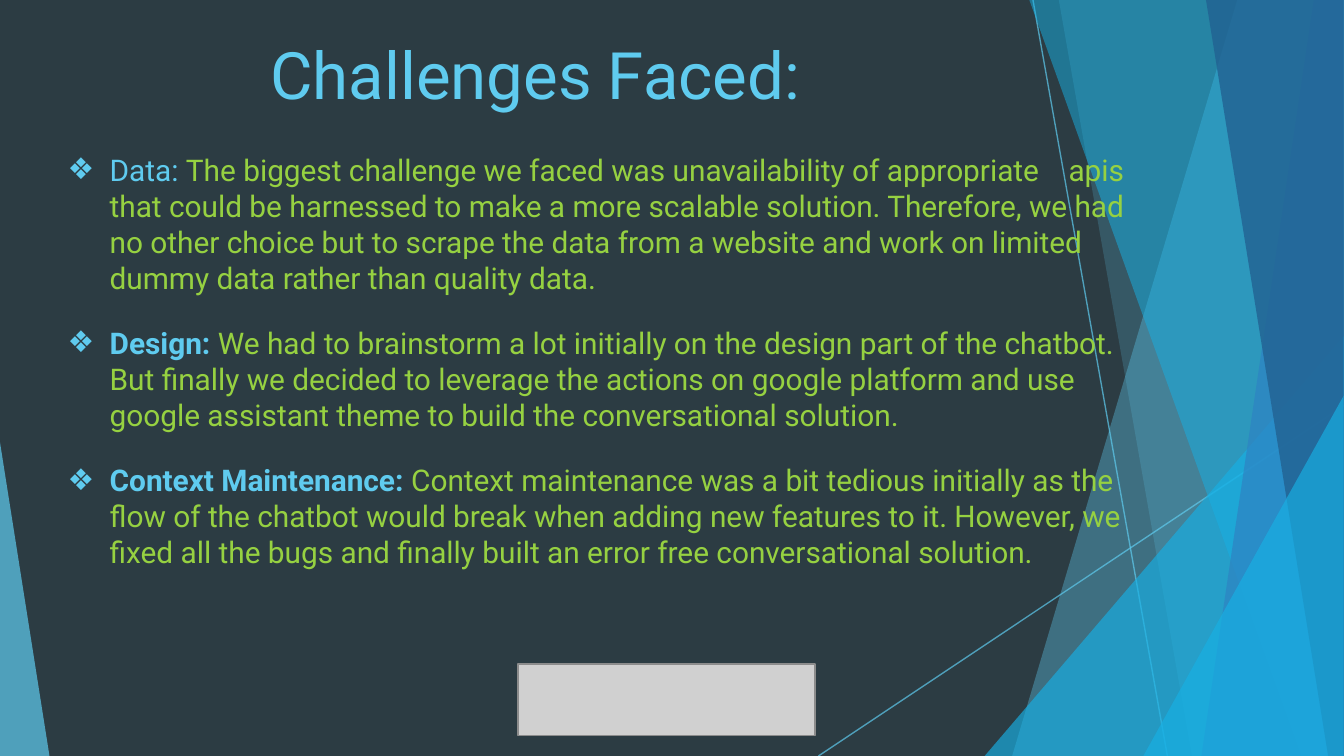
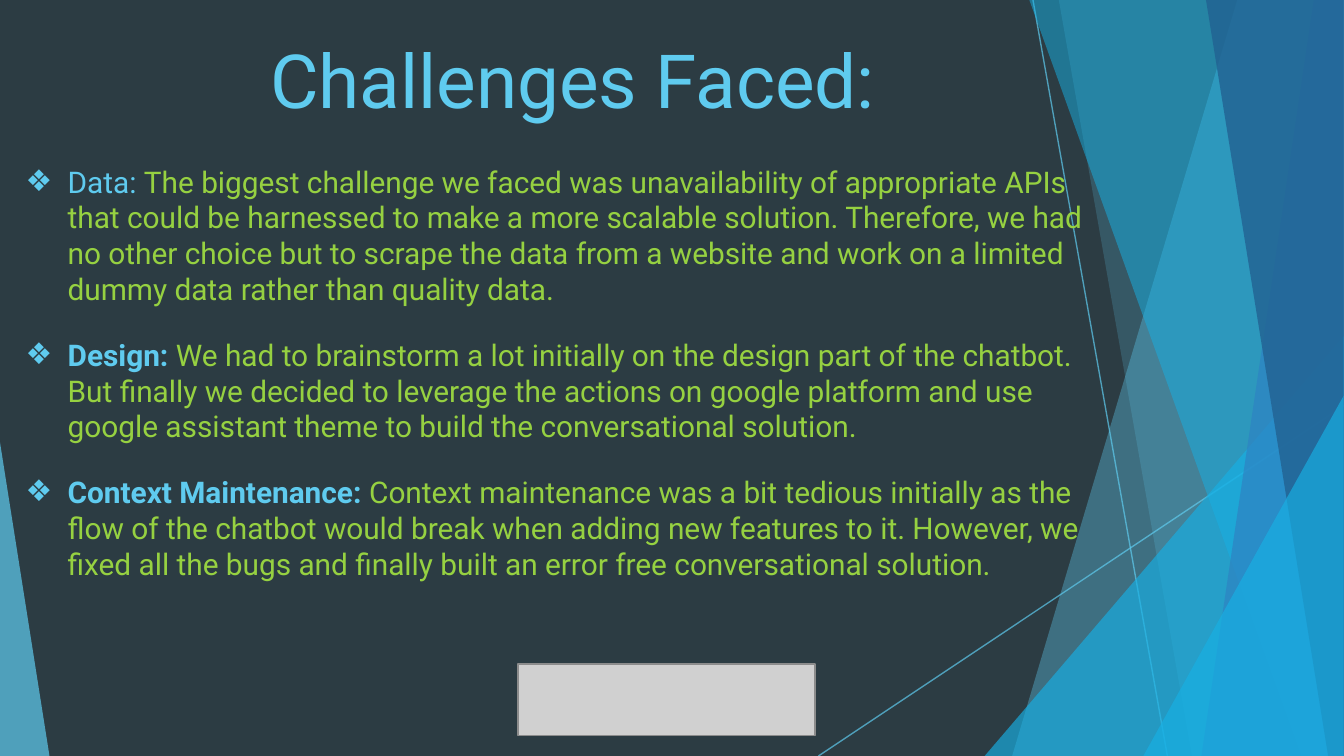
Before and after one commit to rishindramani/HubDroid, a slide deck: slide 9 of Lowe’s_Campus_Hackathon_Presentation.pptx. Drawn at 1344x756 pixels with LibreOffice and Linux fonts; fonts in the diff are those of the drawing; grey boxes stand for pictures. Boxes give left, top, right and bottom in pixels: in the first picture for what was removed or moved away, otherwise in the second. Text is boxed around its words. In the diff, an @@ line names an element or a change of style, - is before the commit and + after.

Commit message:
Updated presentation

```diff
--- a/Lowe’s_Campus_Hackathon_Presentation.pptx
+++ b/Lowe’s_Campus_Hackathon_Presentation.pptx
@@ title "Challenges Faced:" at [270, 52, 875, 124]: size 35 to 40 pt @@
@@ text "Data: The biggest challenge we ...": place and size @@
-text "Data: The biggest challenge we ..." at [110, 153, 1125, 570]
+text "Data: The biggest challenge we ..." at [68, 165, 1082, 582]
@@ text at [68, 165, 1082, 307]: text changed @@
-❖ Data: The biggest challenge we faced was unavailability of appropriate apis that could be harnessed to make a more scalable solution. Therefore, we had no other choice but to scrape the data from a website and work on limited dummy data rather than quality data.
+❖ Data: The biggest challenge we faced was unavailability of appropriate APIs that could be harnessed to make a more scalable solution. Therefore, we had no other choice but to scrape the data from a website and work on a limited dummy data rather than quality data.
```
Also in this commit, not shown: 4 other slides changed.
